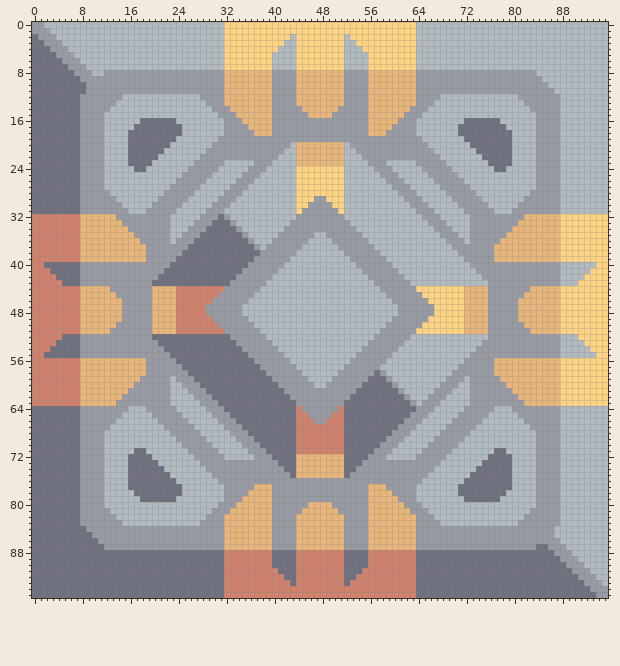
File history of a sprite sheet, core/assets-raw/sprites/blocks/storage/vault.png. That is the earlier state.
The file is 96x96 pixels.
After the commit:
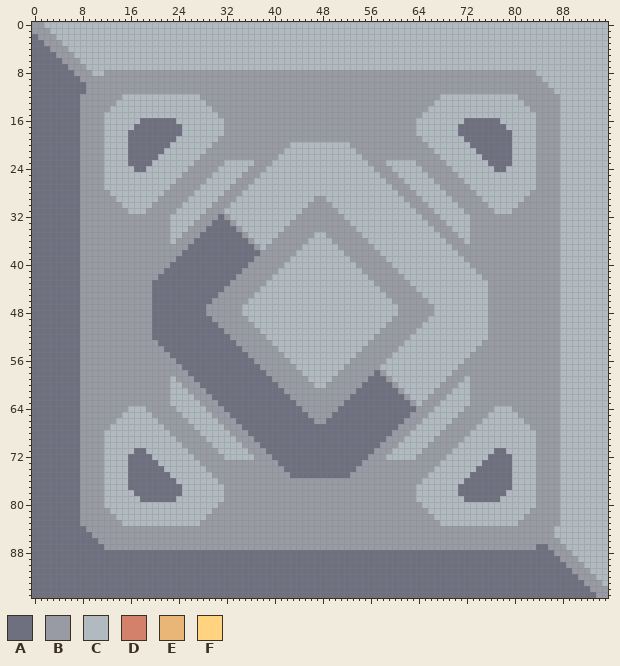
Palette (. is transparent): A #6e7080  B #989aa4  C #b0bac0  D #d4816b  E #eab678  F #ffd37f
The exact change:
Changed rows in their new state; - is an unchanged pixel.
first column x 0:
 0 --------------------------------CCCCCCCCCCCCCCCCCCCCCCCCCCCCCCCC--------------------------------
 1 --------------------------------CCCCCCCCCCCCCCCCCCCCCCCCCCCCCCCC--------------------------------
 2 --------------------------------CCCCCCCCCCC-CCCCCCCC-CCCCCCCCCCC--------------------------------
 3 --------------------------------CCCCCCCCCC--CCCCCCCC--CCCCCCCCCC--------------------------------
 4 --------------------------------CCCCCCCCC---CCCCCCCC---CCCCCCCCC--------------------------------
 5 --------------------------------CCCCCCCC----CCCCCCCC----CCCCCCCC--------------------------------
 6 --------------------------------CCCCCCCC----CCCCCCCC----CCCCCCCC--------------------------------
 7 --------------------------------CCCCCCCC----CCCCCCCC----CCCCCCCC--------------------------------
 8 --------------------------------BBBBBBBB----BBBBBBBB----BBBBBBBB--------------------------------
 9 --------------------------------BBBBBBBB----BBBBBBBB----BBBBBBBB--------------------------------
10 --------------------------------BBBBBBBB----BBBBBBBB----BBBBBBBB--------------------------------
11 --------------------------------BBBBBBBB----BBBBBBBB----BBBBBBBB--------------------------------
12 --------------------------------BBBBBBBB----BBBBBBBB----BBBBBBBB--------------------------------
13 --------------------------------BBBBBBBB----BBBBBBBB----BBBBBBBB--------------------------------
14 ---------------------------------BBBBBBB-----BBBBBB-----BBBBBBB---------------------------------
15 ----------------------------------BBBBBB------BBBB------BBBBBB----------------------------------
16 -----------------------------------BBBBB----------------BBBBB-----------------------------------
17 ------------------------------------BBBB----------------BBBB------------------------------------
18 -------------------------------------BBB----------------BBB-------------------------------------
20 --------------------------------------------CCCCCCCC--------------------------------------------
21 --------------------------------------------CCCCCCCC--------------------------------------------
22 --------------------------------------------CCCCCCCC--------------------------------------------
23 --------------------------------------------CCCCCCCC--------------------------------------------
24 --------------------------------------------CCCCCCCC--------------------------------------------
25 --------------------------------------------CCCCCCCC--------------------------------------------
26 --------------------------------------------CCCCCCCC--------------------------------------------
27 --------------------------------------------CCCCCCCC--------------------------------------------
28 --------------------------------------------CCCCCCCC--------------------------------------------
29 --------------------------------------------CCC--CCC--------------------------------------------
30 --------------------------------------------CC----CC--------------------------------------------
31 --------------------------------------------C------C--------------------------------------------
32 AAAAAAAABBBBBB--------------------------------------------------------------------BBBBBBCCCCCCCC
33 AAAAAAAABBBBBBB------------------------------------------------------------------BBBBBBBCCCCCCCC
34 AAAAAAAABBBBBBBB----------------------------------------------------------------BBBBBBBBCCCCCCCC
35 AAAAAAAABBBBBBBBB--------------------------------------------------------------BBBBBBBBBCCCCCCCC
36 AAAAAAAABBBBBBBBBB------------------------------------------------------------BBBBBBBBBBCCCCCCCC
37 AAAAAAAABBBBBBBBBBB----------------------------------------------------------BBBBBBBBBBBCCCCCCCC
38 AAAAAAAABBBBBBBBBBB----------------------------------------------------------BBBBBBBBBBBCCCCCCCC
39 AAAAAAAABBBBBBBBBBB----------------------------------------------------------BBBBBBBBBBBCCCCCCCC
40 AA--------------------------------------------------------------------------------------------CC
41 AAA------------------------------------------------------------------------------------------CCC
42 AAAA----------------------------------------------------------------------------------------CCCC
43 AAAAA--------------------------------------------------------------------------------------CCCCC
44 AAAAAAAABBBBB-------AAAAAAAAAAAA--------------------------------CCCCCCCCCCCC-------BBBBBCCCCCCCC
45 AAAAAAAABBBBBB------AAAAAAAAAAA----------------------------------CCCCCCCCCCC------BBBBBBCCCCCCCC
46 AAAAAAAABBBBBBB-----AAAAAAAAAA------------------------------------CCCCCCCCCC-----BBBBBBBCCCCCCCC
47 AAAAAAAABBBBBBB-----AAAAAAAAA--------------------------------------CCCCCCCCC-----BBBBBBBCCCCCCCC
48 AAAAAAAABBBBBBB-----AAAAAAAAA--------------------------------------CCCCCCCCC-----BBBBBBBCCCCCCCC
49 AAAAAAAABBBBBBB-----AAAAAAAAAA------------------------------------CCCCCCCCCC-----BBBBBBBCCCCCCCC
50 AAAAAAAABBBBBB------AAAAAAAAAAA----------------------------------CCCCCCCCCCC------BBBBBBCCCCCCCC
51 AAAAAAAABBBBB-------AAAAAAAAAAAA--------------------------------CCCCCCCCCCCC-------BBBBBCCCCCCCC
52 AAAAA--------------------------------------------------------------------------------------CCCCC
53 AAAA----------------------------------------------------------------------------------------CCCC
54 AAA------------------------------------------------------------------------------------------CCC
55 AA--------------------------------------------------------------------------------------------CC
56 AAAAAAAABBBBBBBBBBB----------------------------------------------------------BBBBBBBBBBBCCCCCCCC
57 AAAAAAAABBBBBBBBBBB----------------------------------------------------------BBBBBBBBBBBCCCCCCCC
58 AAAAAAAABBBBBBBBBBB----------------------------------------------------------BBBBBBBBBBBCCCCCCCC
59 AAAAAAAABBBBBBBBBB------------------------------------------------------------BBBBBBBBBBCCCCCCCC
60 AAAAAAAABBBBBBBBB--------------------------------------------------------------BBBBBBBBBCCCCCCCC
61 AAAAAAAABBBBBBBB----------------------------------------------------------------BBBBBBBBCCCCCCCC
62 AAAAAAAABBBBBBB------------------------------------------------------------------BBBBBBBCCCCCCCC
63 AAAAAAAABBBBBB--------------------------------------------------------------------BBBBBBCCCCCCCC
64 --------------------------------------------A------A--------------------------------------------
65 --------------------------------------------AA----AA--------------------------------------------
66 --------------------------------------------AAA--AAA--------------------------------------------
67 --------------------------------------------AAAAAAAA--------------------------------------------
68 --------------------------------------------AAAAAAAA--------------------------------------------
69 --------------------------------------------AAAAAAAA--------------------------------------------
70 --------------------------------------------AAAAAAAA--------------------------------------------
71 --------------------------------------------AAAAAAAA--------------------------------------------
72 --------------------------------------------AAAAAAAA--------------------------------------------
73 --------------------------------------------AAAAAAAA--------------------------------------------
74 --------------------------------------------AAAAAAAA--------------------------------------------
75 --------------------------------------------AAAAAAAA--------------------------------------------
77 -------------------------------------BBB----------------BBB-------------------------------------
78 ------------------------------------BBBB----------------BBBB------------------------------------
79 -----------------------------------BBBBB----------------BBBBB-----------------------------------
80 ----------------------------------BBBBBB------BBBB------BBBBBB----------------------------------
81 ---------------------------------BBBBBBB-----BBBBBB-----BBBBBBB---------------------------------
82 --------------------------------BBBBBBBB----BBBBBBBB----BBBBBBBB--------------------------------
83 --------------------------------BBBBBBBB----BBBBBBBB----BBBBBBBB--------------------------------
84 --------------------------------BBBBBBBB----BBBBBBBB----BBBBBBBB--------------------------------
85 --------------------------------BBBBBBBB----BBBBBBBB----BBBBBBBB--------------------------------
86 --------------------------------BBBBBBBB----BBBBBBBB----BBBBBBBB--------------------------------
87 --------------------------------BBBBBBBB----BBBBBBBB----BBBBBBBB--------------------------------
88 --------------------------------AAAAAAAA----AAAAAAAA----AAAAAAAA--------------------------------
89 --------------------------------AAAAAAAA----AAAAAAAA----AAAAAAAA--------------------------------
90 --------------------------------AAAAAAAA----AAAAAAAA----AAAAAAAA--------------------------------
91 --------------------------------AAAAAAAAA---AAAAAAAA---AAAAAAAAA--------------------------------
92 --------------------------------AAAAAAAAAA--AAAAAAAA--AAAAAAAAAA--------------------------------
93 --------------------------------AAAAAAAAAAA-AAAAAAAA-AAAAAAAAAAA--------------------------------
94 --------------------------------AAAAAAAAAAAAAAAAAAAAAAAAAAAAAAAA--------------------------------
95 --------------------------------AAAAAAAAAAAAAAAAAAAAAAAAAAAAAAAA--------------------------------
Pixel boxes of the changes (left, top, right, bottom) in both pictures:
changed: (224, 22, 416, 214)
changed: (32, 214, 224, 406)
changed: (416, 214, 608, 406)
changed: (224, 406, 416, 598)
